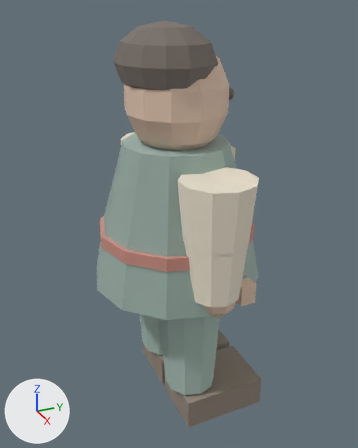
An edit to the glTF model public/models/traveler-tech-demo.glb, drawn before and after from the same camera.
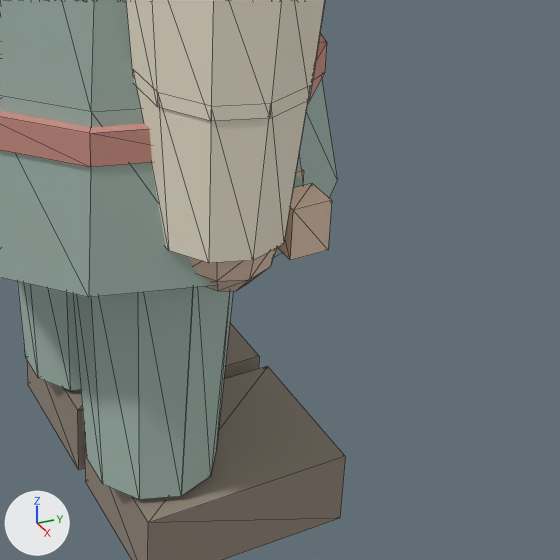
Old and new are each drawn whole from a camera (50 mm lens) standing at (1.652, -0.731, 1.645) and looking at (-0.007, 0.016, 0.816) and again close up on the part from 37% to 95% of the width and 47% to 93% of the height. The axes (+X, +Y, +Z) are drawn at lower left. The lights are the same throughout. The first two pictures are the older version. The close-ups show mesh edges as thin lines. Vertices at exactly the same position are counted once.

Before the edit, the objects in view are built like this:
```python
me_travelerclothandbody = bpy.data.meshes.new('TravelerClothAndBody')
me_travelerclothandbody.from_pydata(...)  # 647 vertices, 1176 faces; spans x -0.43..0.43, y -0.34..0.34, z 0.01..1.58
# faces by material slot: [164, 132, 380, 360, 24, 104, 12]
me_travelerclothandbody.materials.append(mat_jaderobes)  # grey #a8bdb5
me_travelerclothandbody.materials.append(mat_robelinen)  # pale yellow #ebe2ce
me_travelerclothandbody.materials.append(mat_warmskin)  # beige #e5c8b3
me_travelerclothandbody.materials.append(mat_darkhair)  # grey #7c736c
me_travelerclothandbody.materials.append(mat_boots)  # brown #95897c
me_travelerclothandbody.materials.append(mat_cinnabar)  # pink #ce9386
me_travelerclothandbody.materials.append(mat_oldgold)  # beige #dabf93
ob_travelerskinnedmesh = bpy.data.objects.new('TravelerSkinnedMesh', me_travelerclothandbody)
ob_travelerskinnedmesh.location = (0.0, 0.0, 0.0)
```
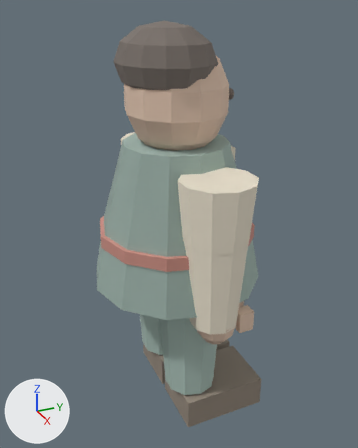
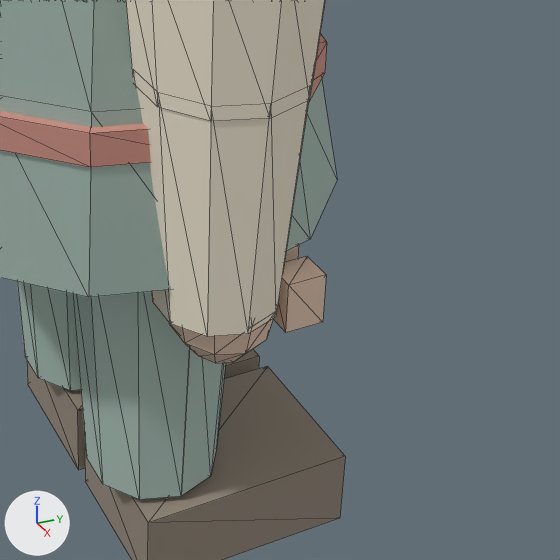
Changed parts and their boxes (x1, y1, x2, y2) in the close-ups (560 x 560 px; the box of a moved part takes in the faces that stretch with it):
part 1 of me_travelerclothandbody, moved or reshaped: before (188, 248, 276, 291); after (169, 319, 273, 363)
part 2 of me_travelerclothandbody, moved or reshaped (mostly hidden): before (296, 170, 304, 181); after (285, 245, 299, 262)
part 3 of me_travelerclothandbody, moved or reshaped: before (277, 183, 332, 260); after (273, 256, 326, 333)
part 4 of me_travelerclothandbody, moved or reshaped: before (137, 87, 308, 263); after (136, 86, 309, 337)

The change in detail:
me_travelerclothandbody has 647 vertices, 1176 faces and spans x -0.43..0.43, y -0.34..0.34, z 0.01..1.58.
me_travelerclothandbody is used by ob_travelerskinnedmesh; location (0.0, 0.0, 0.0).
me_travelerclothandbody part 1: the loose piece of 52 vertices spanning x 0.2..0.38, y -0.05..0.11, z 0.56..0.77 is moved by (0.0, 0.0, -0.12).
me_travelerclothandbody part 2: the loose piece of 8 vertices spanning x 0.23..0.28, y 0.1..0.16, z 0.62..0.7 is moved by (0.0, 0.0, -0.12).
me_travelerclothandbody part 3: the loose piece of 8 vertices spanning x 0.3..0.35, y 0.1..0.17, z 0.62..0.69 is moved by (0.0, 0.0, -0.12).
me_travelerclothandbody part 4: all 11 vertices in x 0.19..0.38, y -0.07..0.12, z 0.66 are moved by (0.0, 0.0, -0.12).
